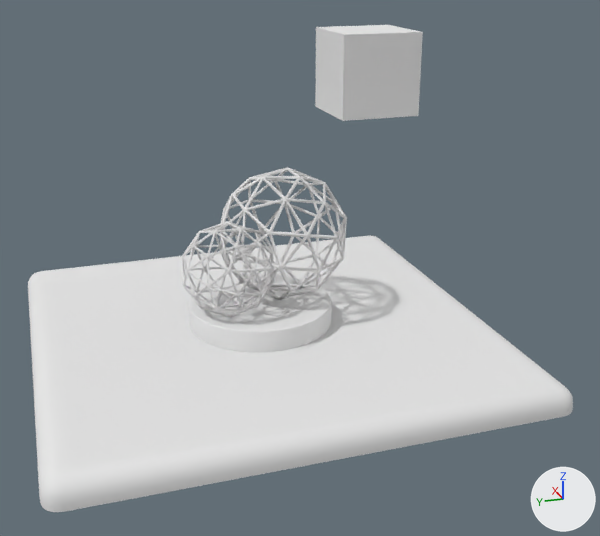
Before and after pictures for a commit that changed the Blender file meshes/vignette.blend.
One viewpoint serves both versions: a 50 mm lens placed at (-16.61, 4.46, 7.96), pointed at (-0.81, -0.68, 1.49). The axes (+X, +Y, +Z) are drawn at lower right. The lights are the same throughout.

Names of what the first picture shows: 'CubeBlue', 'Pedestal', 'Platform', 'Sphere.1', 'Sphere.2'.
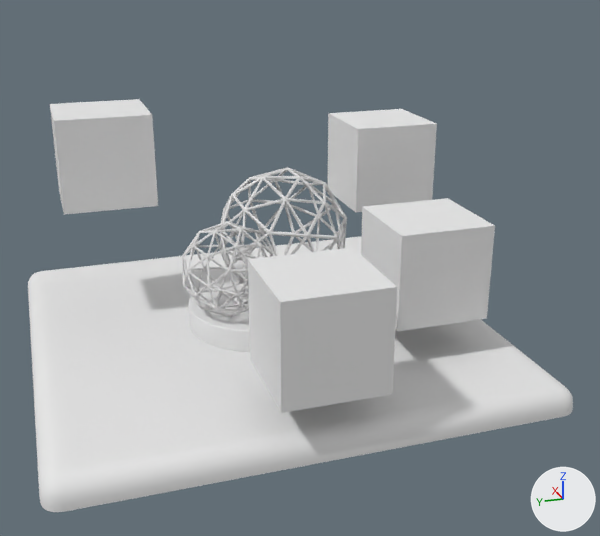
The change, as a diff of the scene's bpy script:
```diff
--- a/meshes/vignette.blend.py
+++ b/meshes/vignette.blend.py
@@ me_cubered @@
+me_cubered.from_pydata(...)  # a box spanning x -1.0..1.0, y -1.0..1.0, z -1.0..1.0
+me_cubered.materials.append(mat_material)  # white #e7e7e7
@@ me_cubeyellow @@
+me_cubeyellow.from_pydata(...)  # a box spanning x -1.0..1.0, y -1.0..1.0, z -1.0..1.0
+me_cubeyellow.materials.append(mat_material)  # white #e7e7e7
@@ me_cubegreen @@
+me_cubegreen.from_pydata(...)  # a box spanning x -1.0..1.0, y -1.0..1.0, z -1.0..1.0
+me_cubegreen.materials.append(mat_material)  # white #e7e7e7
@@ ob_cubeblue @@
 ob_cubeblue = bpy.data.objects.new('CubeBlue', me_cubeblue)
-ob_cubeblue.location = (3.0, -3.67, 5.0)
+ob_cubeblue.location = (2.0, -3.67, 3.0)
@@ ob_cubered @@
+ob_cubered = bpy.data.objects.new('CubeRed', me_cubered)
+ob_cubered.location = (-4.14, 0.06, 1.73)
@@ ob_cubeyellow @@
+ob_cubeyellow = bpy.data.objects.new('CubeYellow', me_cubeyellow)
+ob_cubeyellow.location = (-2.0, -3.0, 1.79)
@@ ob_cubegreen @@
+ob_cubegreen = bpy.data.objects.new('CubeGreen', me_cubegreen)
+ob_cubegreen.location = (2.0, 3.0, 3.6)
```

Changed parts and their boxes (x1, y1, x2, y2) in the pictures (600 x 536 px):
'CubeRed', added
    after: (248, 247, 397, 413)
'CubeBlue', moved
    before: (315, 25, 423, 121)
    after: (328, 109, 437, 212)
'CubeYellow', added
    after: (361, 198, 495, 331)
'CubeGreen', added
    after: (50, 99, 158, 214)
'Pedestal', unchanged, covered by the edit
    before: (188, 275, 331, 353)
    after: (188, 277, 250, 352)
